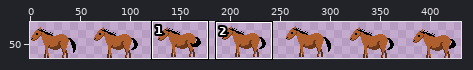
File history of a sprite sheet, assets/pony_idle.png. Above, an overview of the earlier version with the close-up marked.
Close-up. Old version:
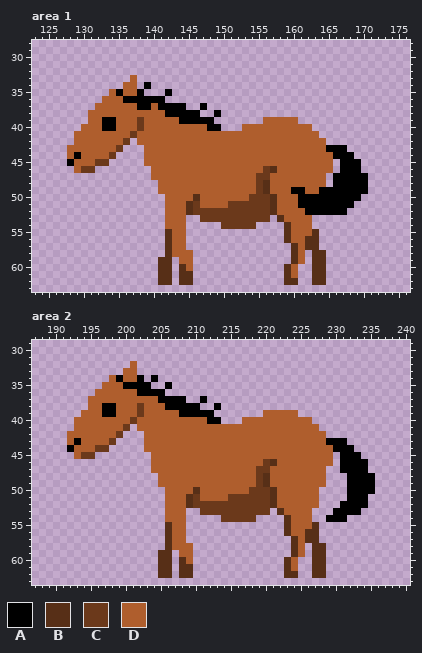
The file is 448x64 pixels. Shown: area 1: x 123..176, y 28..63; area 2: x 187..240, y 29..63. The wide view leaves out empty margins. The commit also changed other parts of the picture, which this record leaves out.
Palette (. is transparent): A #000000  B #572f17  C #6b391b  D #af5e2d
Pixels before, area 1, first column x 128:
33 .........D.................................
34 ........DD.A...............................
35 ......DADDA...A............................
36 .....DDDAAAAAA.............................
37 ....DDDDDDAADAAAA..A.......................
38 ...DDDDDDDDDDDAAAAA..A.....................
39 ...DDAADDDCDDDDDAAAAA.......DDDDD..........
40 ..DDDAADDDCDDDDDDDDDAA...DDDDDDDDDD........
41 .DDDDDDDDCDDDDDDDDDDDDDDDDDDDDDDDDDD.......
42 .DDDDDDDC.DDDDDDDDDDDDDDDDDDDDDDDDDDD......
43 DDDDDDDC...DDDDDDDDDDDDDDDDDDDDDDDDDDAAA...
44 DADDDDC....DDDDDDDDDDDDDDDDDDDDDDDDDDDAAA..
45 ADDDCC.....DDDDDDDDDDDDDDDDDDDDDDDDDDD.AAA.
46 .DCC........DDDDDDDDDDDDDDDDCBDDDDDDDD.AAA.
47 ............DDDDDDDDDDDDDDDCCDDDDDDDD.AAAAA
48 .............DDDDDDDDDDDDDDCBDDDDDDDD.AAAAA
49 .............DDDDDDDDDDDDDDCBDDDAADDAAAAAAA
50 ..............DDDDBDDDDDDDCCCBDDDAAAAAAAAA.
51 ..............DDDBCDDDDCCCCCCBDDDAAAAAAAA..
52 ..............DDDBCCCCCCCCCCCBDDDDAAAAAA...
53 ..............DDD..CCCCCCCCCC.BDDDD........
54 ..............DDD.....CCCCC....BDDD........
55 ..............BDD..............BDDDB.......
56 ..............BDD..............BDDBB.......
57 ..............BDD...............BDBB.......
58 ..............BDDD..............BD.BB......
59 .............BB.DD..............BD.BB......
60 .............BB.BD.............BD..BB......
61 .............BB.BB.............BD..BB......
62 .............BB.BB.............BB..BB......
Pixels before, area 2, first column x 192:
32 .........D..................................
33 ........DD..................................
34 ......DADDA.A...............................
35 .....DDDAAAA..A.............................
36 ....DDDDDDAAAA..............................
37 ...DDDDDDDDDDAAAA..A........................
38 ...DDAADDDCDDDAAAAA..A......................
39 ..DDDAADDDCDDDDDAAAAA.......DDDDD...........
40 .DDDDDDDDCDDDDDDDDDDAA...DDDDDDDDDD.........
41 .DDDDDDDC.DDDDDDDDDDDDDDDDDDDDDDDDDD........
42 DDDDDDDC...DDDDDDDDDDDDDDDDDDDDDDDDDD.......
43 DADDDDC....DDDDDDDDDDDDDDDDDDDDDDDDDDAAA....
44 ADDDCC.....DDDDDDDDDDDDDDDDDDDDDDDDDDDAAA...
45 .DCC........DDDDDDDDDDDDDDDDDDDDDDDDDD.AAA..
46 ............DDDDDDDDDDDDDDDDCBDDDDDDDD.AAAA.
47 ............DDDDDDDDDDDDDDDCCDDDDDDDD..AAAA.
48 .............DDDDDDDDDDDDDDCBDDDDDDDD...AAAA
49 .............DDDDDDDDDDDDDDCBDDDDDDDD...AAAA
50 ..............DDDDBDDDDDDDCCCBDDDDDD....AAAA
51 ..............DDDBCDDDDCCCCCCBDDDDDD....AAA.
52 ..............DDDBCCCCCCCCCCCBDDDDDD...AAAA.
53 ..............DDD..CCCCCCCCCC.BDDDD...AAAA..
54 ..............DDD.....CCCCC....BDDD..AAA....
55 ..............BDD..............BDDDB........
56 ..............BDD..............BDDBB........
57 ..............BDD...............BDBB........
58 ..............BDDD..............BD.BB.......
59 .............BB.DD..............BD.BB.......
60 .............BB.BD.............BD..BB.......
61 .............BB.BB.............BD..BB.......
62 .............BB.BB.............BB..BB.......
The same view after the edit:
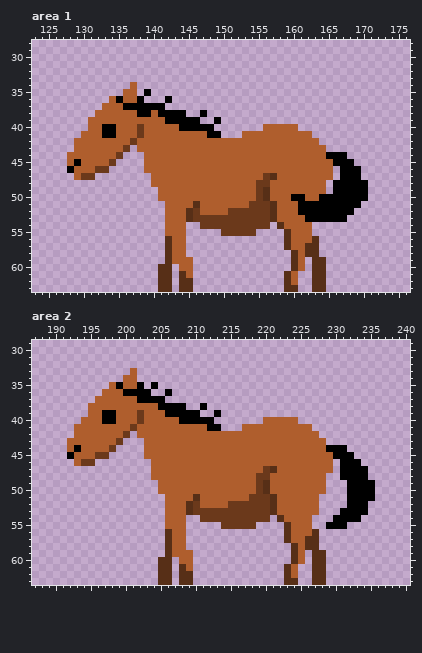
Changes in this commit:
Changed rows in their new state; - is an unchanged pixel.
Area 1:
first column x 128:
33 ---------.---------------------------------
34 --------.--.-------------------------------
35 ------..--.A--.----------------------------
36 -----.-ADD-...A----------------------------
37 ----.---AA--A-...--.-----------------------
38 ---.------AA-A---..A-.---------------------
39 -----DD---D---AA---..A------.....----------
40 --.-------------AAAA-.---...-----..--------
41 -.---AA--DC---------AA...----------.-------
42 --------DC--------------------------.------
43 .------DC-D--------------------------...---
44 -D----DC-----------------------------A--.--
45 DA--DDC-------------------------------A--.-
46 A-DDCC-----D----------------DD-------------
47 -DCC-----------------------D-B-------D.---.
48 ------------D---------------C--------------
49 --------------------------------DD--D.-----
50 -------------D----D-------D-BD--A-DD------A
51 -----------------DB----DDD---------------A-
52 -------------------DDDD----------A------A--
53 -----------------BC----------BD---AAAAAA---
54 -------------------CCC-----CC-BD-----------
55 --------------D-------CCCCC--------.-------
56 ----------------------------------D--------
57 -------------------------------BD----------
58 -----------------.----------------B-.------
59 -------------.-D---------------------------
60 ----------------D--------------.BD---------
61 -----------------D-------------------------
62 --------------------------------D----------
63 -------------BB-BB-------------BB--BB------
Area 2:
first column x 192:
32 ---------.----------------------------------
33 --------.-----------------------------------
34 ------..--.-.-------------------------------
35 -----.-ADD-.A-.-----------------------------
36 ----.---AA--..A-----------------------------
37 ---.------AAA-...--.------------------------
38 -----DD---D--A---..A-.----------------------
39 --.-----------AA---..A------.....-----------
40 -.---AA--DC-----AAAA-.---...-----..---------
41 --------DC----------AA...----------.--------
42 .------DC-D-------------------------.-------
43 -D----DC-----------------------------...----
44 DA--DDC------------------------------A--.---
45 A-DDCC-----D--------------------------A--.--
46 -DCC------------------------DD------------.-
47 ---------------------------D-B-------D------
48 ------------D---------------C----------A---.
50 -------------D----D-------D-BD------D-------
51 -----------------DB----DDD-----------------A
52 -------------------DDDD----------------.----
53 -----------------BC----------BD----D--.---A-
54 -------------------CCC-----CC-BD-----.--AA--
55 --------------D-------CCCCC--------.-AAA----
56 ----------------------------------D---------
57 -------------------------------BD-----------
58 -----------------.----------------B-.-------
59 -------------.-D----------------------------
60 ----------------D--------------.BD----------
61 -----------------D--------------------------
62 --------------------------------D-----------
63 -------------BB-BB-------------BB--BB-------
Pixel boxes of the changes (left, top, right, bottom) in both close-ups:
changed: (67, 75, 368, 292)
changed: (67, 361, 375, 585)
